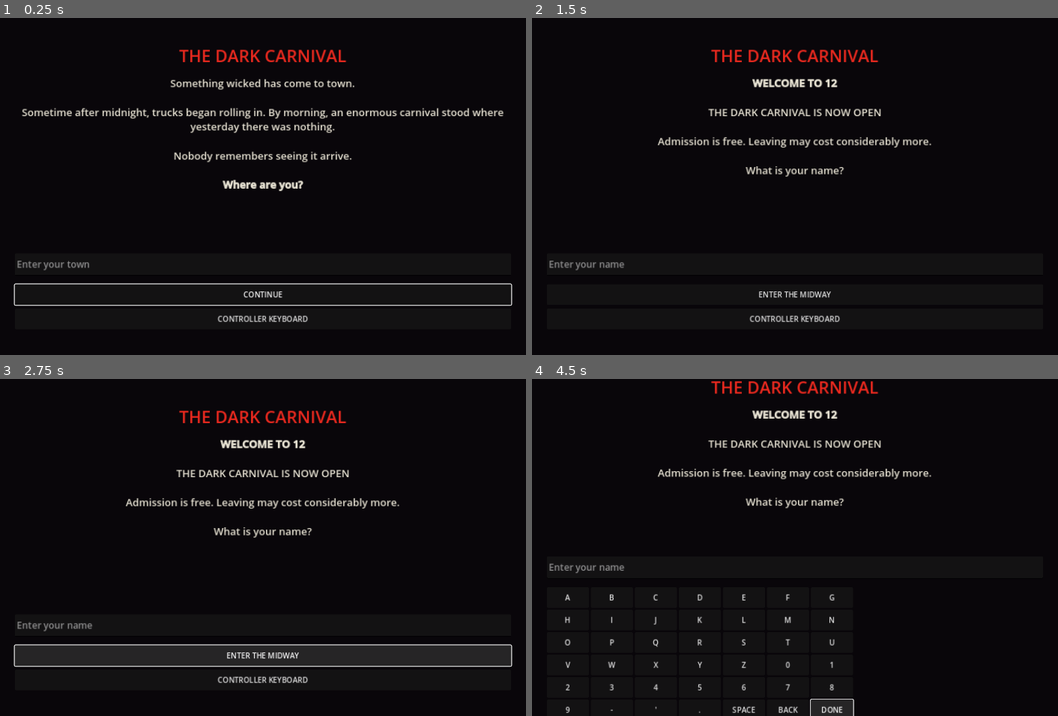
Above: before the commit, frames 1-4 (two rows, left to right).
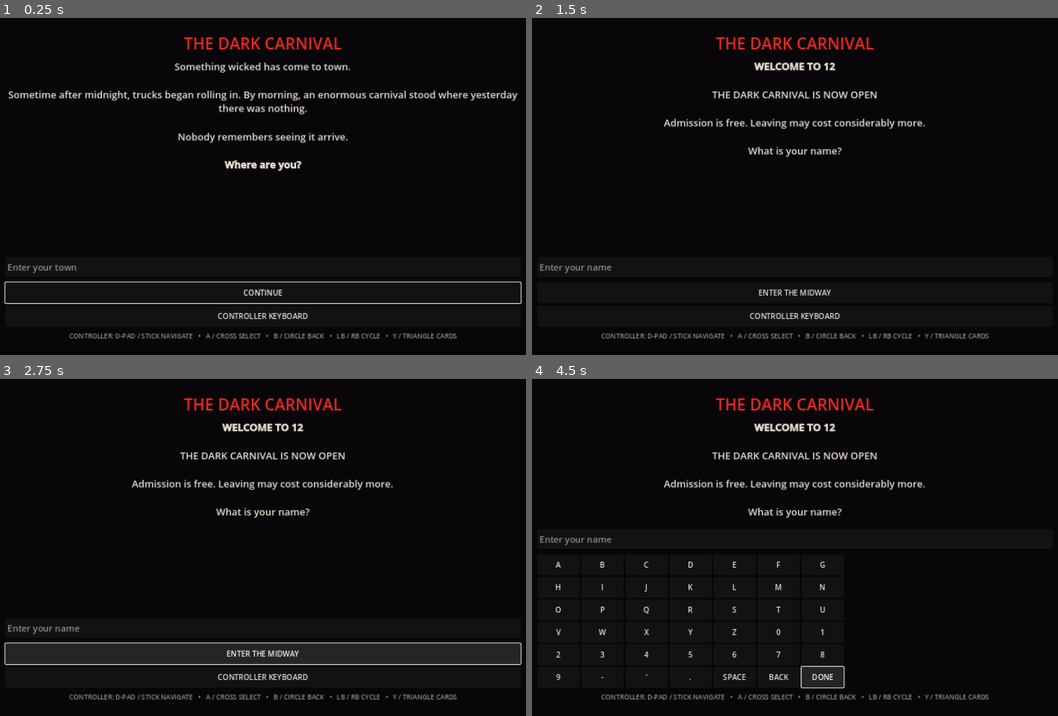
Above: after the commit, the same moments.

Repository: d1inthechamber/Dark-Carnival
Game: Godot game, scene res://scenes/Main.tscn
Two runs of this game, one before a commit and one after it. Both use one fixed random seed, a clock stepped at 60 frames per second and the inputs below.
Inputs (mouse positions are in pixels of both pictures, inside the frame that each line leads up to):
- Up to frame 1 (0.25 s): no input
- Up to frame 2 (1.5 s): click (795, 264) at 0.52 s; type "12" at 0.6 s; click "CONTINUE" at 1.25 s
- Up to frame 3 (2.75 s): click "ENTER THE MIDWAY" at 2 s
- Up to frame 4 (4.5 s): click "ENTER THE MIDWAY" at 2.75 s; click "CONTROLLER KEYBOARD" at 3.5 s; click "DONE" at 4.25 s

The runs differ from the first frame. In frame 1, 9.4% of the frame differs, in the area x 0-100%, y 5-96%; in frame 2, 5.9%; in frame 3, 8.1%; in frame 4, 7.1%.

Commit message:
Polish first-level layout for controller and virtual keyboard

Diff:
--- a/scenes/Main.tscn
+++ b/scenes/Main.tscn
@@ -26,47 +26,55 @@
 anchors_preset = 15
 anchor_right = 1.0
 anchor_bottom = 1.0
-offset_left = 110.0
-offset_top = 55.0
-offset_right = -110.0
-offset_bottom = -55.0
+offset_left = 90.0
+offset_top = 30.0
+offset_right = -90.0
+offset_bottom = -30.0
 grow_horizontal = 2
 grow_vertical = 2
 
 [node name="VBox" type="VBoxContainer" parent="Margin"]
 layout_mode = 2
-theme_override_constants/separation = 18
+theme_override_constants/separation = 10
 
 [node name="Title" type="Label" parent="Margin/VBox"]
 layout_mode = 2
 theme_override_colors/font_color = Color(0.92, 0.16, 0.12, 1)
-theme_override_font_sizes/font_size = 36
+theme_override_font_sizes/font_size = 34
 text = "THE DARK CARNIVAL"
 horizontal_alignment = 1
 
 [node name="HUD" type="Label" parent="Margin/VBox"]
 layout_mode = 2
 theme_override_colors/font_color = Color(0.88, 0.78, 0.48, 1)
-theme_override_font_sizes/font_size = 18
+theme_override_font_sizes/font_size = 17
 horizontal_alignment = 1
 
 [node name="Story" type="RichTextLabel" parent="Margin/VBox"]
-custom_minimum_size = Vector2(0, 300)
+custom_minimum_size = Vector2(0, 220)
 layout_mode = 2
 size_flags_vertical = 3
 theme_override_colors/default_color = Color(0.9, 0.88, 0.82, 1)
-theme_override_font_sizes/normal_font_size = 22
-theme_override_font_sizes/bold_font_size = 22
+theme_override_font_sizes/normal_font_size = 21
+theme_override_font_sizes/bold_font_size = 21
 bbcode_enabled = true
 fit_content = false
 scroll_active = true
 
 [node name="Input" type="LineEdit" parent="Margin/VBox"]
-custom_minimum_size = Vector2(0, 48)
+custom_minimum_size = Vector2(0, 44)
 layout_mode = 2
-theme_override_font_sizes/font_size = 20
+theme_override_font_sizes/font_size = 19
 placeholder_text = "Enter your town"
 
 [node name="Choices" type="VBoxContainer" parent="Margin/VBox"]
 layout_mode = 2
-theme_override_constants/separation = 8
+theme_override_constants/separation = 6
+
+[node name="ControllerHint" type="Label" parent="Margin/VBox"]
+layout_mode = 2
+theme_override_colors/font_color = Color(0.58, 0.56, 0.6, 1)
+theme_override_font_sizes/font_size = 14
+text = "CONTROLLER: D-PAD / STICK NAVIGATE   •   A / CROSS SELECT   •   B / CIRCLE BACK   •   LB / RB CYCLE   •   Y / TRIANGLE CARDS"
+horizontal_alignment = 1
+autowrap_mode = 2
